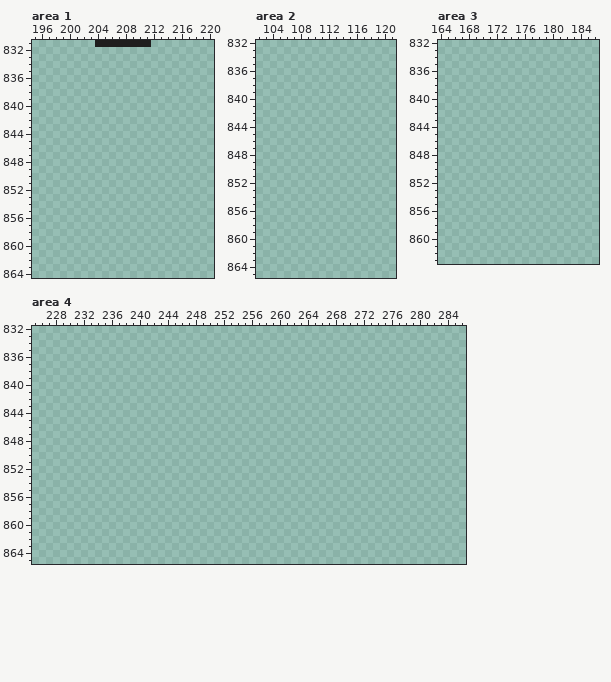
Pixel-art file: src/concept/sprite/amadixnew.aseprite. Above is the file before it was changed.
512x1088 pixels, 1 frame. Colours within 5 levels of each other are drawn and written as one. Shown: area 1: x 195..220, y 831..864; area 2: x 102..121, y 832..865; area 3: x 164..186, y 832..863; area 4: x 225..286, y 832..865. The commit also changed other parts of the picture, which this record leaves out.
Once edited:
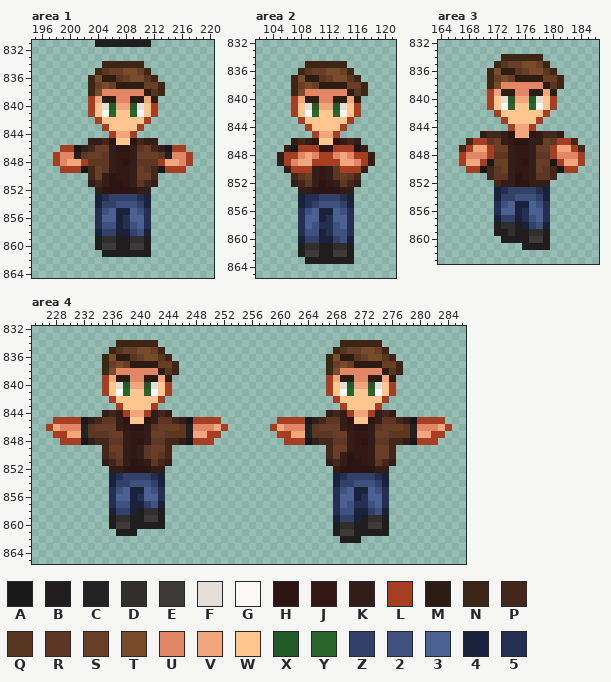
Palette (. is transparent): A #181819  B #1f1d1d  C #222223  D #312e2e  E #3d3a3a  F #e6dfd9  G #faf9f8  H #2c1412  J #331712  K #331d18  L #a63e24  M #2d1c11  N #3d2616  P #43271b  Q #573720  R #5e3724  S #693e27  T #784c2a  U #e38666  V #f1a67b  W #ffc690  X #205b29  Y #28662b  Z #32416a  2 #3f517f  3 #4b6093  4 #1a223b  5 #242f52
What changed:
--- area 1, layer "Layer 1"
@@ x 195..220 @@
 833 ..........................
-834 ..........................
-835 ..........................
-836 ..........................
-837 ..........................
-838 ..........................
-839 ..........................
-840 ..........................
-841 ..........................
-842 ..........................
-843 ..........................
-844 ..........................
-845 ..........................
-846 ..........................
-847 ..........................
-848 ..........................
-849 ..........................
-850 ..........................
-851 ..........................
-852 ..........................
-853 ..........................
-854 ..........................
-855 ..........................
-856 ..........................
-857 ..........................
-858 ..........................
-859 ..........................
-860 ..........................
-861 ..........................
+834 ..........NNNNNN..........
+835 .........NQSSTTSN.........
+836 ........NTMMQSTTQN........
+837 ........NSTSMMMMSSN.......
+838 ........NTUUUUUUMQN.......
+839 ........LVMMUUMMVM........
+840 ........LWFXVVXFWL........
+841 ........LWGYWWYGWL........
+842 .........LWWWWWWL.........
+843 ..........LWWWWL..........
+844 ...........LVVL...........
+845 ........KKPHWWHPKK........
+846 ....LLAKPSSKHHKRSPKALL....
+847 ...LUUCRSSRKJJKSSSRCUUL...
+848 ...LUVVLRRRKJHKRRRLVVUL...
+849 ....LLLAPSRKJJKSRPALLL....
+850 ........PSKHJJKSSP........
+851 ........KPKHHJKRPK........
+852 .........KHHHHHKK.........
+853 .........45ZZZZ54.........
+854 .........4ZZ222Z4.........
+855 .........52344325.........
+856 .........53345335.........
+857 .........52245235.........
+858 .........4ZZ44Z24.........
+859 .........BDDBBDDB.........
+860 .........BEEBBEEB.........
+861 ..........BBBBBBB.........
 862 ..........................
--- area 2, layer "Layer 1"
@@ x 102..121 @@
 834 ....................
-835 ....................
-836 ....................
-837 ....................
-838 ....................
-839 ....................
-840 ....................
-841 ....................
-842 ....................
-843 ....................
-844 ....................
-845 ....................
-846 ....................
-847 ....................
-848 ....................
-849 ....................
-850 ....................
-851 ....................
-852 ....................
-853 ....................
-854 ....................
-855 ....................
-856 ....................
-857 ....................
-858 ....................
-859 ....................
-860 ....................
-861 ....................
-862 ....................
-863 ....................
+835 .......NNNNNN.......
+836 ......NQSSTTSN......
+837 .....NTMMQSTTQN.....
+838 .....NSTSMMMMSSN....
+839 .....NTUUUUUUMQN....
+840 .....LVMMUUMMVM.....
+841 .....LWFXVVXFWL.....
+842 .....LWGYWWYGWL.....
+843 ......LWWWWWWL......
+844 .......LWWWWL.......
+845 ........LVVL........
+846 .....KPKHWWHKPK.....
+847 ....KALLLHHLLLAK....
+848 ...KLLUVULLUVULLK...
+849 ...KLUVVLLLLVVULK...
+850 ....KLLLKJKRLLLK....
+851 .....PRSKJKRSRP.....
+852 .....KPRKHJKRPK.....
+853 ......KKHHHHKK......
+854 ......455ZZZ54......
+855 ......45Z222Z4......
+856 ......52344325......
+857 ......53345335......
+858 ......53255235......
+859 ......52245225......
+860 ......4ZZ44Z24......
+861 ......BDDBBDDB......
+862 ......BEEBBEEB......
+863 .......BBBBBBB......
 864 ....................
--- area 3, layer "Layer 1"
@@ x 164..186 @@
 833 .......................
-834 .......................
-835 .......................
-836 .......................
-837 .......................
-838 .......................
-839 .......................
-840 .......................
-841 .......................
-842 .......................
-843 .......................
-844 .......................
-845 .......................
-846 .......................
-847 .......................
-848 .......................
-849 .......................
-850 .......................
-851 .......................
-852 .......................
-853 .......................
-854 .......................
-855 .......................
-856 .......................
-857 .......................
-858 .......................
-859 .......................
-860 .......................
-861 .......................
+834 .........NNNNNN........
+835 ........NQSSTTSN.......
+836 .......NTMMQSTTQN......
+837 .......NSTSMMMMSSN.....
+838 .......NTUUUUUUMQN.....
+839 .......LVMMUUMMVM......
+840 .......LWFXVVXFWL......
+841 .......LWGYWWYGWL......
+842 ........LWWWWWWL.......
+843 .........LWWWWL........
+844 ..........LVVL.........
+845 ......KPPKHVVHKPPK.....
+846 ....PLLRSKJHHKKSRLLP...
+847 ...PLVVLSSKJJKSSLVVLP..
+848 ...LUUULRRKJJKRRLUUUL..
+849 ...LVVLASSKJHKSSALVVL..
+850 ....LLAPRSKJJKSRPALL...
+851 .......PRRKHJKRRP......
+852 ........PKKHHKKK.......
+853 ........45ZZZZ54.......
+854 ........4ZZ222Z4.......
+855 ........52344325.......
+856 ........53345335.......
+857 ........4ZZ45235.......
+858 ........BDDB4Z24.......
+859 ........BBDBBDDB.......
+860 .........BBBBEEB.......
+861 ............BBBB.......
 862 .......................
--- area 4, layer "Layer 1"
@@ x 225..286 @@
 833 ..............................................................
-834 ..............................................................
-835 ..............................................................
-836 ..............................................................
-837 ..............................................................
-838 ..............................................................
-839 ..............................................................
-840 ..............................................................
-841 ..............................................................
-842 ..............................................................
-843 ..............................................................
-844 ..............................................................
-845 ..............................................................
-846 ..............................................................
-847 ..............................................................
-848 ..............................................................
-849 ..............................................................
-850 ..............................................................
-851 ..............................................................
-852 ..............................................................
-853 ..............................................................
-854 ..............................................................
-855 ..............................................................
-856 ..............................................................
-857 ..............................................................
-858 ..............................................................
-859 ..............................................................
-860 ..............................................................
-861 ..............................................................
-862 ..............................................................
+834 ............NNNNNN..........................NNNNNN............
+835 ...........NQSSTTSN........................NQSSTTSN...........
+836 ..........NTMMQSTTQN......................NTMMQSTTQN..........
+837 ..........NSTSMMMMSSN.....................NSTSMMMMSSN.........
+838 ..........NTUUUUUUMQN.....................NTUUUUUUMQN.........
+839 ..........LVMMUUMMVM......................LVMMUUMMVM..........
+840 ..........LWFXVVXFWL......................LWFXVVXFWL..........
+841 ..........LWGYWWYGWL......................LWGYWWYGWL..........
+842 ...........LWWWWWWL........................LWWWWWWL...........
+843 ............LWWWWL..........................LWWWWL............
+844 ..........KPKLVVLKPK......................KPKLVVLKPK..........
+845 ...LLLLAKPRRKHWWHKRRPKALLLL........LLLLAKPRRKHWWHKRRPKALLLL...
+846 ..LVUUUCRSSSKJHHKRSSSRCUUUVL......LVUUUCRSSSKJHHKRSSSRCUUUVL..
+847 ...LLVVCRRRSSKJJKSSRRRCVVLL........LLVVCRRRSSKJJKSSRRRCVVLL...
+848 ....LLLAKPPRRKJHKRRPPKALLL..........LLLAKPPRRKJHKRRPPKALLL....
+849 ..........PSSKJKRSSP......................PSSKJJKSSP..........
+850 ..........PRSKJKRSRP......................PSKHJJKSSP..........
+851 ..........KPRKHJKRPK......................KPKHHJKRPK..........
+852 ...........KKHHHHKK........................KHHHHHKK...........
+853 ...........45ZZZZ54........................45ZZZZ54...........
+854 ...........4ZZ222Z4........................4ZZ222Z4...........
+855 ...........52344325........................52344325...........
+856 ...........53345335........................53345335...........
+857 ...........52244Z24........................53255235...........
+858 ...........4ZZ4BDDB........................52244Z24...........
+859 ...........BDDBBEEB........................4ZZ4BDDB...........
+860 ...........BEEBBBBB........................BDDBBEEB...........
+861 ............BBB............................BEEBBBBB...........
+862 ............................................BBB...............
 863 ..............................................................
